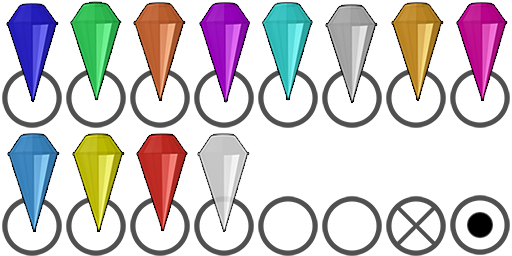
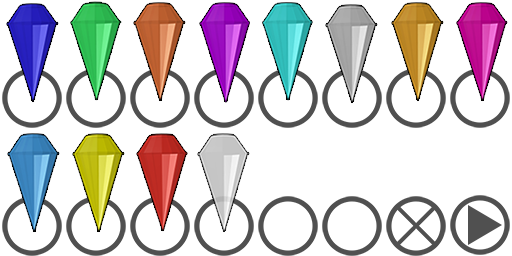
Layers edited between the first and the second 512×256 image:
added layer "current play" in group "icons" over [466, 205, 502, 245]
hid "current" over [466, 205, 502, 245]
